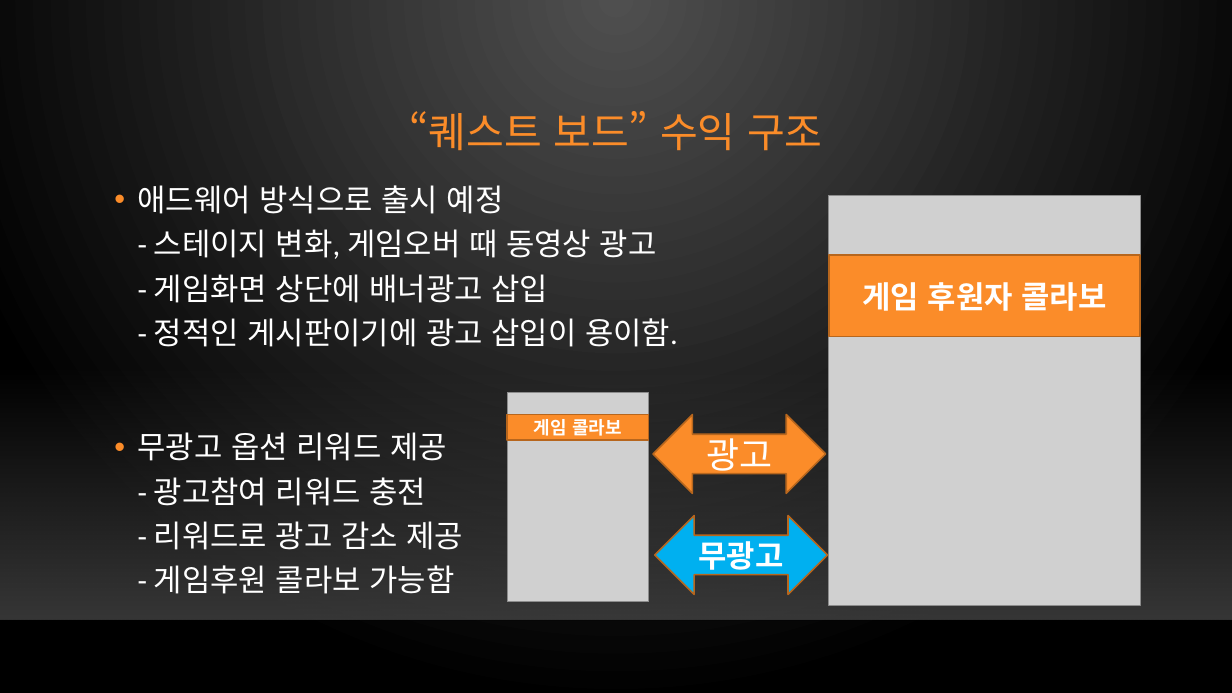
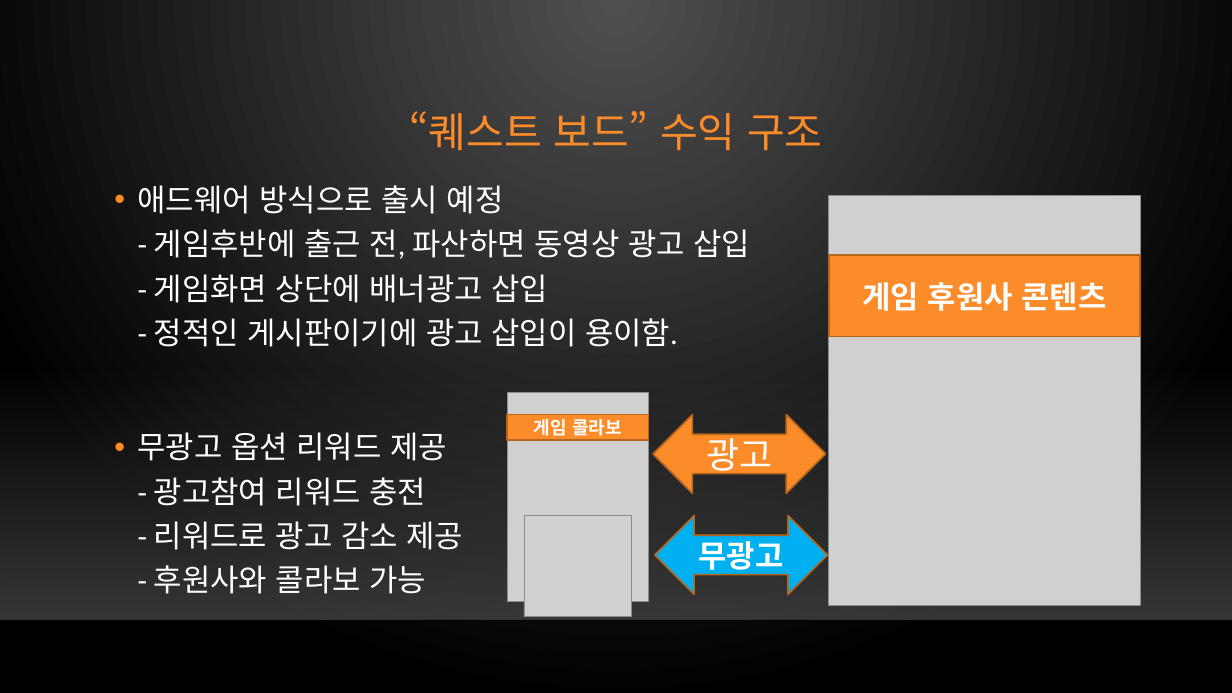
Before and after one commit to xqiwipx/first_project, a slide deck: slide 12 of Kims_project.pptx. Drawn at 1232x693 pixels with LibreOffice and Linux fonts; fonts in the diff are those of the drawing; grey boxes stand for pictures; background and template pictures are left out. Boxes give left, top, right and bottom in pixels: in the first picture for what was removed or moved away, otherwise in the second. Text is boxed around its words. In the diff, an @@ line names an element or a change of style, - is before the commit and + after.

```diff
--- a/Kims_project.pptx
+++ b/Kims_project.pptx
@@ text at box(138, 185, 750, 594): text changed @@
-• 애드웨어 방식으로 출시 예정
-  - 스테이지 변화, 게임오버 때 동영상 광고
-  - 게임화면 상단에 배너광고 삽입
-  - 정적인 게시판이기에 광고 삽입이 용이함.
-• 무광고 옵션 리워드 제공
-  - 광고참여 리워드 충전
-  - 리워드로 광고 감소 제공
-  - 게임후원 콜라보 가능함
+• 애드웨어 방식으로 출시 예정
+  - 게임후반에 출근 전, 파산하면 동영상 광고 삽입
+  - 게임화면 상단에 배너광고 삽입
+  - 정적인 게시판이기에 광고 삽입이 용이함.
+• 무광고 옵션 리워드 제공
+  - 광고참여 리워드 충전
+  - 리워드로 광고 감소 제공
+  - 후원사와 콜라보 가능
@@ text in rectangle at box(863, 282, 1107, 311): text changed @@
-게임 후원자 콜라보
+게임 후원사 콘텐츠
@@ picture added at box(524, 516, 632, 617) @@
```
Also in this commit, not shown: 22 other slides changed, 1 slide removed.
